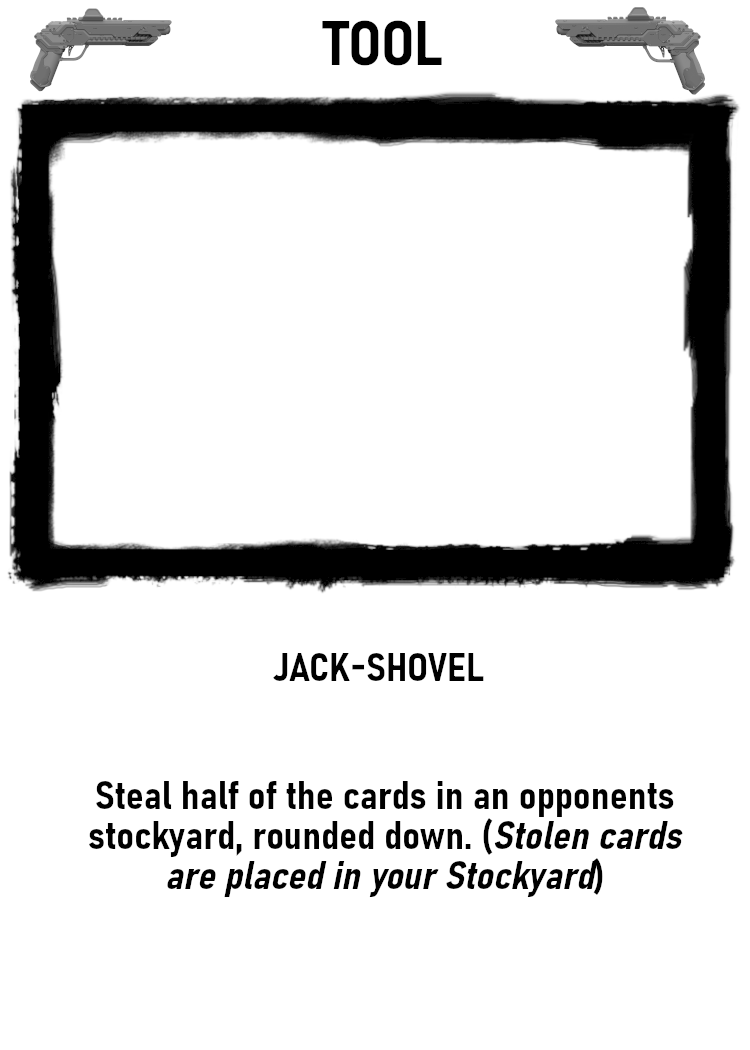
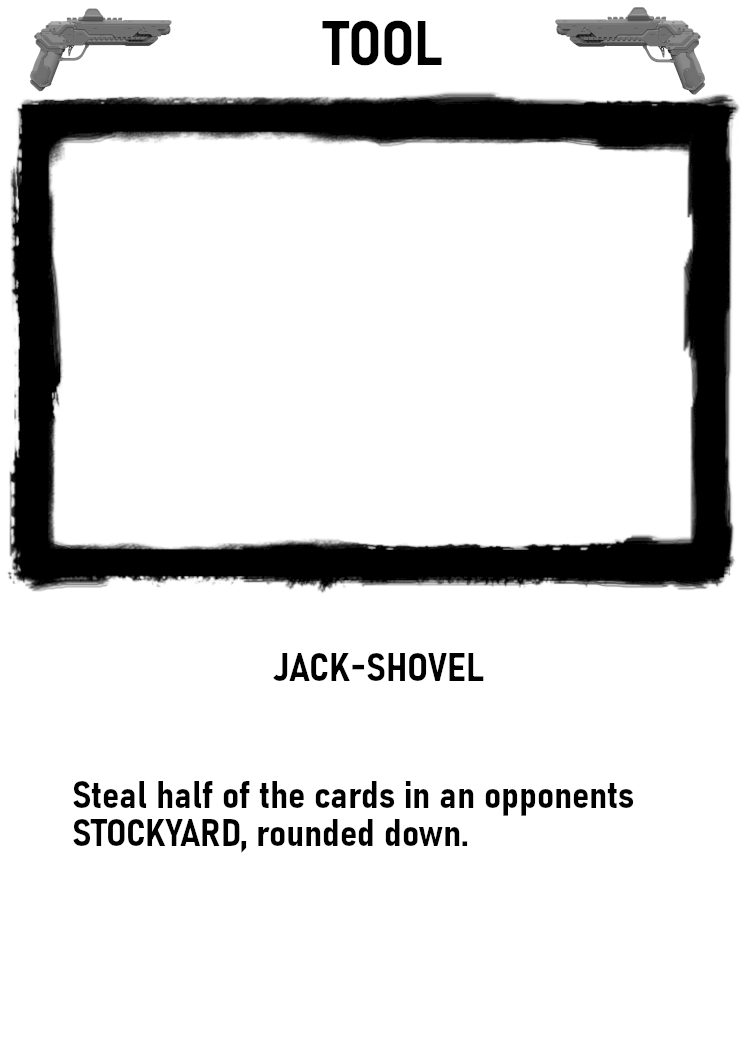
Comparing the layer stacks of the two w=750, h=1050 images. Changes:
painted on "Background" over (73, 781, 683, 898)
